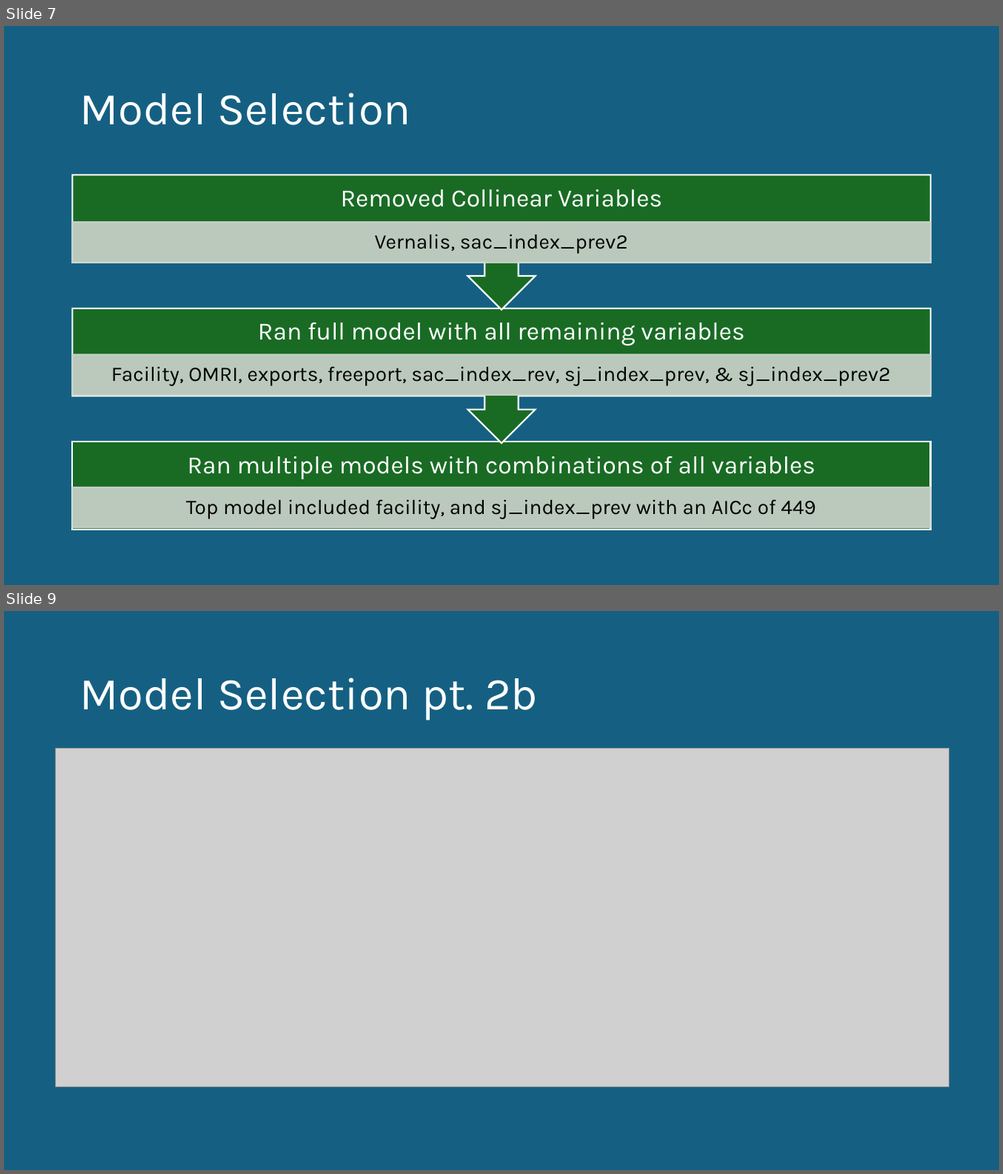
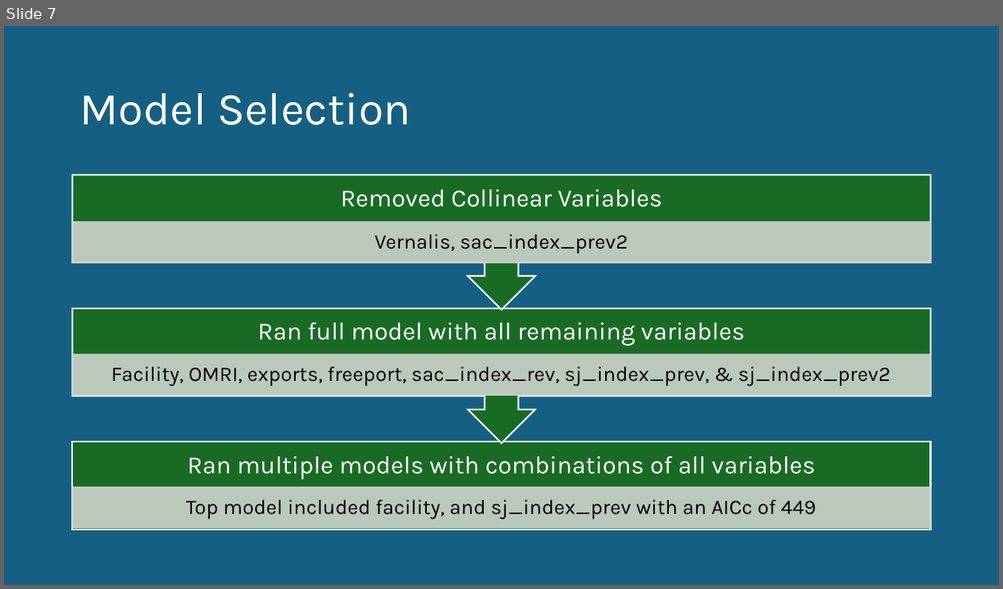
Before and after one commit to BDO-Science/steelhead-loss-model, a slide deck: Steelhead Annual Loss Prediction.pptx. Shown one above the other, each under a label of ours: slides 7 and 9 before the commit, slide 7 after it; the slides between them are not shown. The pictures are 1003x1174 and 1003x589 pixels, drawn with LibreOffice and Linux fonts; fonts in the diff are those of the drawing; grey boxes stand for pictures. Boxes give left, top, right and bottom in pixels: in the first picture for what was removed or moved away, otherwise in the second. Text is boxed around its words. In the diff, an @@ line names an element or a change of style, - is before the commit and + after.

```diff
--- a/Steelhead Annual Loss Prediction.pptx
+++ b/Steelhead Annual Loss Prediction.pptx
@@ slide 9 removed at bbox=[4, 611, 999, 1170], background #156082 @@
@@ title removed at bbox=[79, 678, 538, 721] @@
-Model Selection pt. 2b
@@ picture removed at bbox=[56, 749, 949, 1087] @@
```
Also in this commit, not shown: 4 slides changed, 1 slide added, 3 other files.
